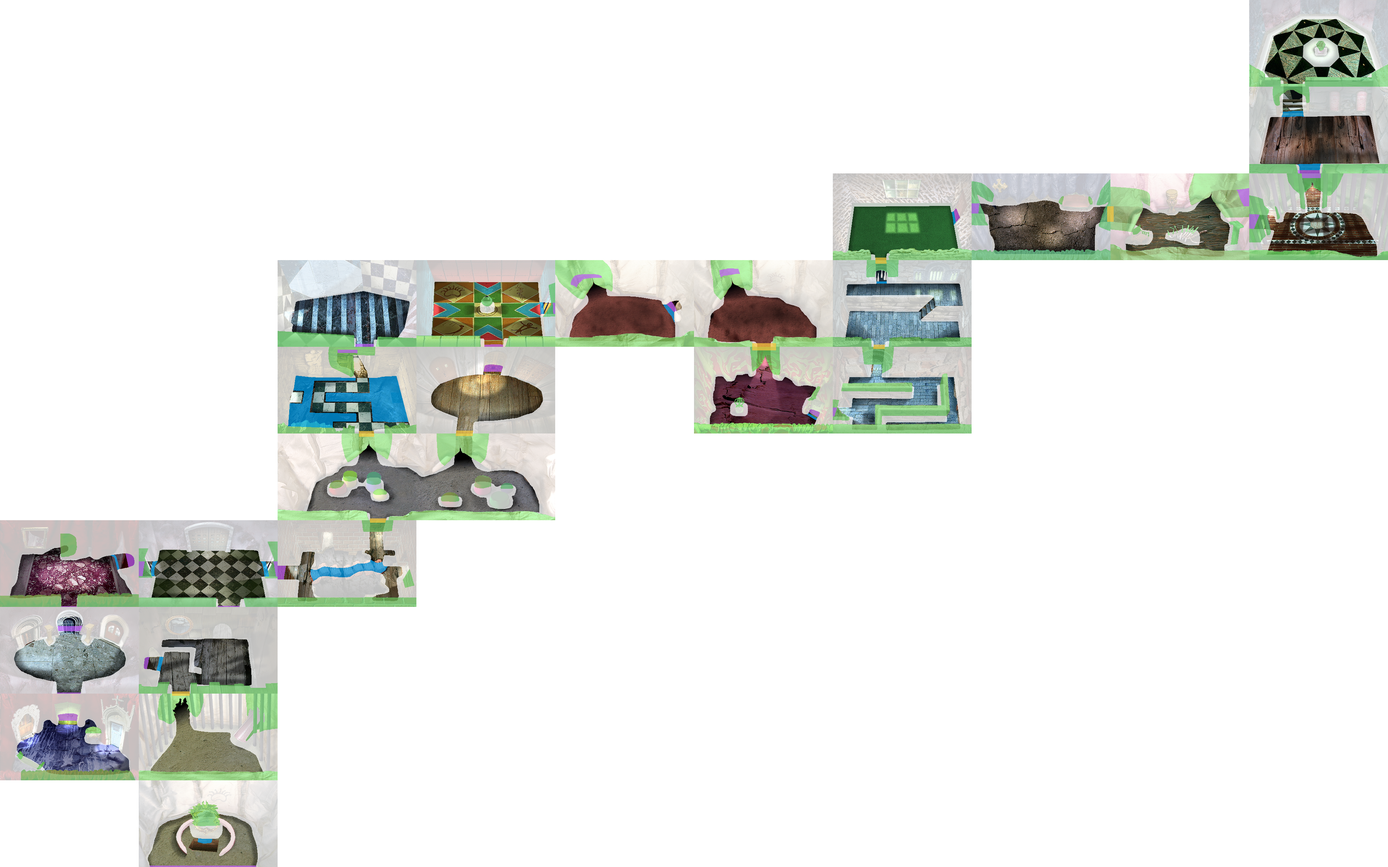
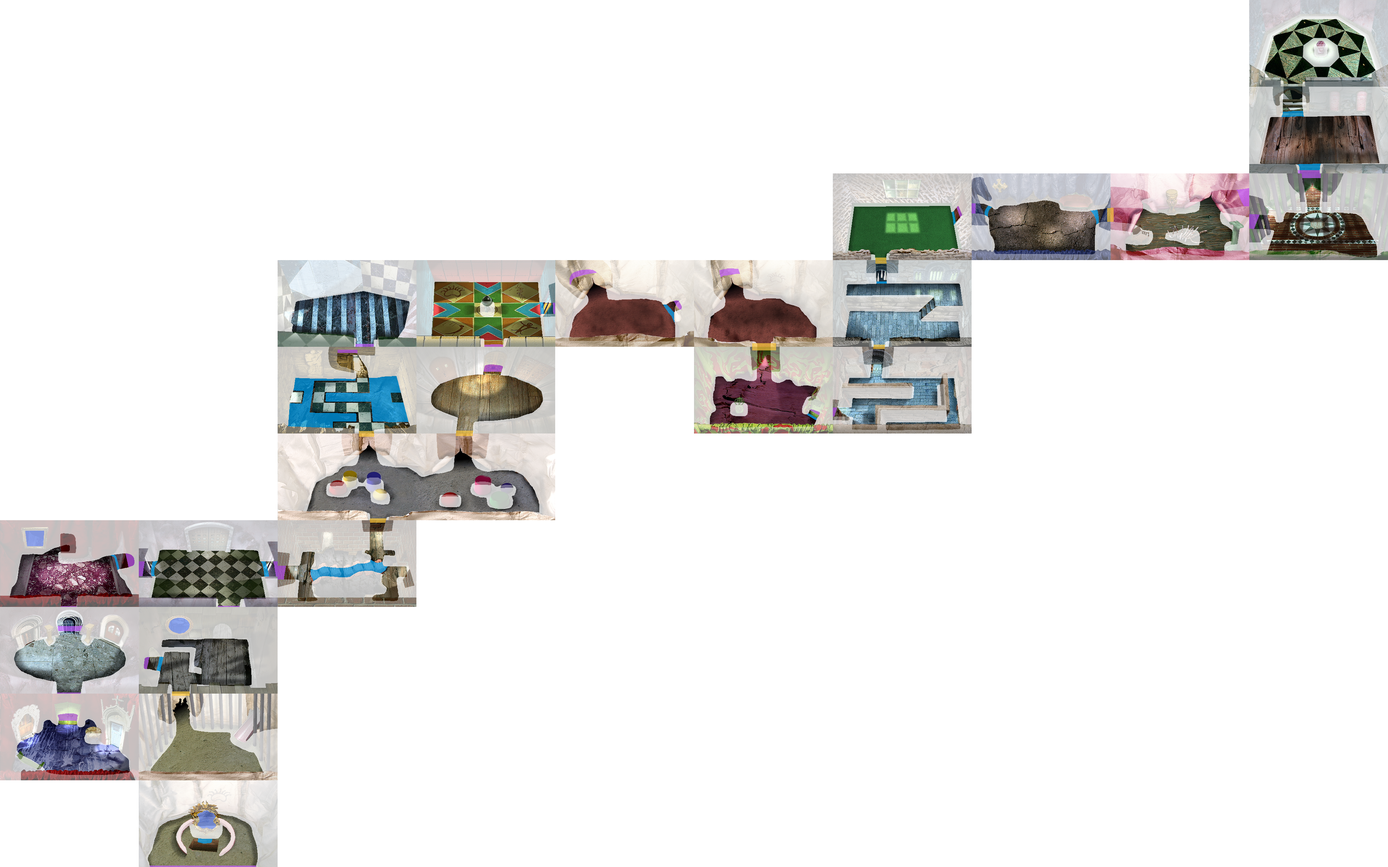
Revision of a layered 1388x867 image; what changed, layer by layer:
painted on "Shrine_Illusion_11_DropToStart" over [295, 375, 404, 403]
added layer "Shrine_Illusion_21_EnemySolid" in group "Interactions" over [984, 205, 1099, 225]
hid "Above" (1st of 2, in "Redo"), opacity 54% → 36%, painted on it over [0, 40, 1388, 827]
showed "Mirror" (1st of 2, in "Redo") over [25, 530, 217, 830]
painted on "Shrine_Illusion_09_Above" (1st of 2, in "Redo" › "Above") over [328, 455, 389, 496]
painted on "Shrine_Illusion_10_Above" (1st of 2, in "Redo" › "Above") over [439, 457, 514, 502]
painted on "Shrine_Illusion_18_Above" (1st of 2, in "Redo" › "Above") over [840, 364, 950, 425]
painted on "Shrine_Illusion_21_Above" (1st of 2, in "Redo" › "Above") over [971, 177, 1111, 206]
painted on "Shrine_Illusion_22_Above" (1st of 2, in "Redo" › "Above") over [1141, 198, 1246, 218]
painted on "Shrine_Illusion_02_Solid" (1st of 2, in "Redo" › "Solid") over [171, 714, 258, 757]
painted on "Shrine_Illusion_08_Solid" (1st of 2, in "Redo" › "Solid") over [368, 537, 407, 599]
painted on "Shrine_Illusion_09_Solid" (1st of 2, in "Redo" › "Solid") over [325, 454, 390, 505]
painted on "Shrine_Illusion_10_Solid" (1st of 2, in "Redo" › "Solid") over [436, 464, 480, 508]
painted on "Shrine_Illusion_11_Solid" (1st of 2, in "Redo" › "Solid") over [295, 354, 369, 380]
painted on "Shrine_Illusion_15_Solid" (1st of 2, in "Redo" › "Solid") over [569, 269, 662, 303]
painted on "Shrine_Illusion_16_Solid" (1st of 2, in "Redo" › "Solid") over [710, 284, 780, 317]
painted on "Shrine_Illusion_17_Solid" (1st of 2, in "Redo" › "Solid") over [734, 358, 818, 399]
painted on "Shrine_Illusion_18_Solid" (1st of 2, in "Redo" › "Solid") over [849, 348, 954, 379]
painted on "Shrine_Illusion_21_Solid" (1st of 2, in "Redo" › "Solid") over [979, 203, 1111, 218]
painted on "Shrine_Illusion_22_Solid" (1st of 2, in "Redo" › "Solid") over [1110, 202, 1233, 245]
…and 18 more changes (18 painted)
